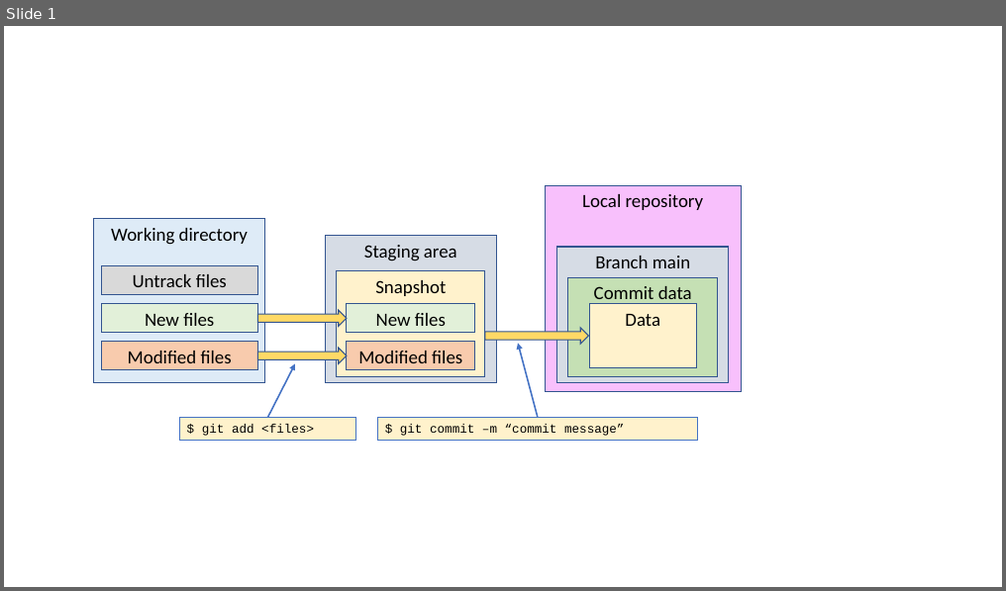
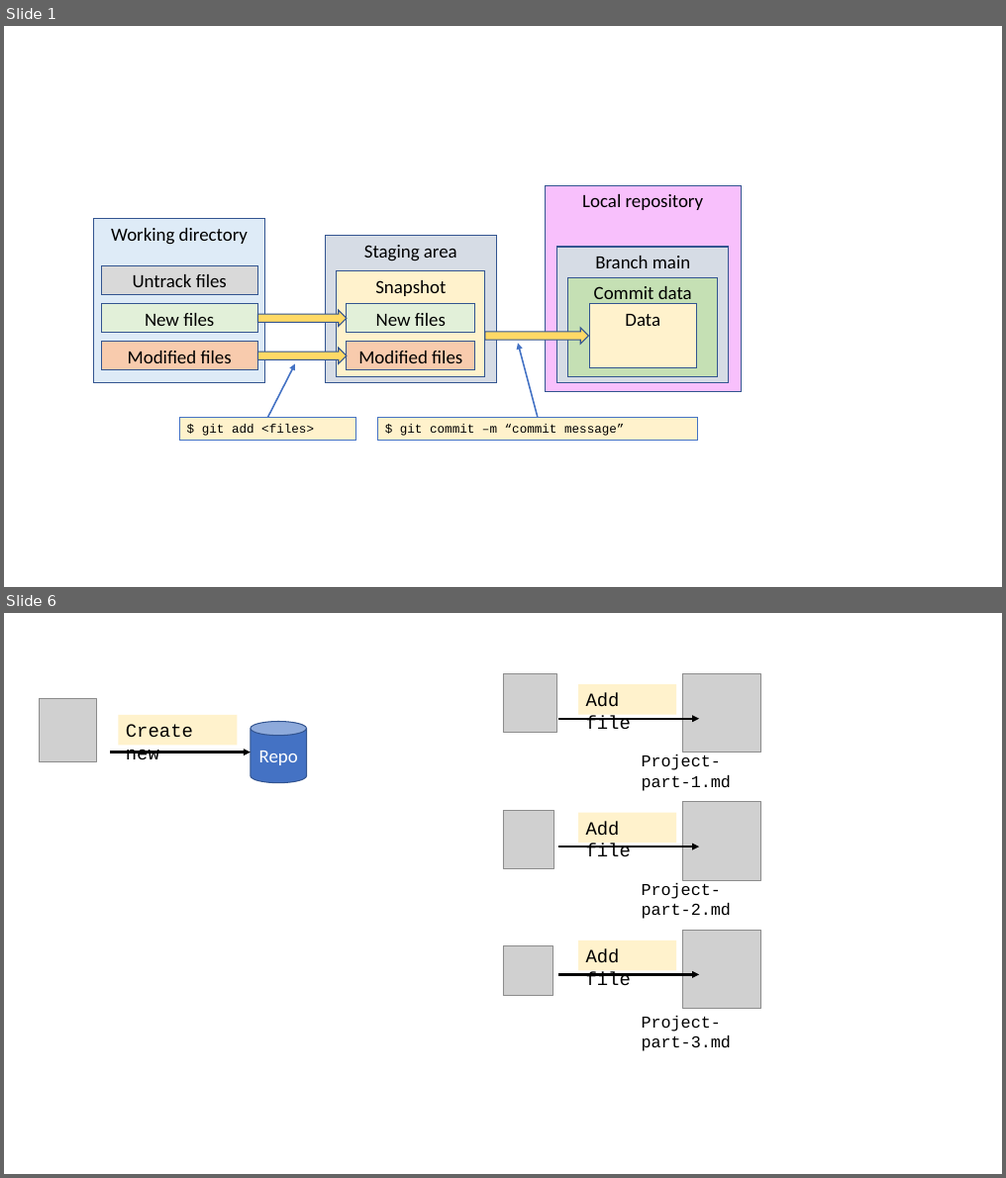
Before and after one commit to COM-LAB-I-2565/COM-LAB-I-LabSheet-2, a slide deck: Documents/Image & capture.pptx. Shown one above the other, each under a label of ours: slide 1 before the commit, slides 1 and 6 after it; the slides between them are not shown. The pictures are 1006x591 and 1006x1178 pixels, drawn with LibreOffice and Linux fonts; fonts in the diff are those of the drawing; grey boxes stand for pictures. Boxes give left, top, right and bottom in pixels: in the first picture for what was removed or moved away, otherwise in the second. Text is boxed around its words. In the diff, an @@ line names an element or a change of style, - is before the commit and + after.

```diff
--- a/Documents/Image & capture.pptx
+++ b/Documents/Image & capture.pptx
@@ slide 6 added at [4, 613, 1002, 1174], background #FFFFFF @@
@@ picture added at [39, 698, 96, 761] @@
@@ picture added at [503, 673, 557, 733] @@
@@ rectangle added at [578, 685, 676, 715], fill #FFF2CC, 18 pt, text #000000 @@
+Add file
@@ picture added at [682, 673, 761, 753] @@
@@ rectangle added at [119, 715, 238, 745], fill #FFF2CC, 18 pt, text #000000 @@
+Create new
@@ cylinder added at [251, 722, 307, 783], fill #4472C4, outline #325491 1 pt, 18 pt, text #FFFFFF @@
+Repo
@@ arrow added from (558, 719) to (699, 719), #000000 2.25 pt @@
@@ arrow added from (110, 753) to (251, 753), #000000 2.25 pt @@
@@ text added at [642, 755, 731, 791], 16 pt, text #000000 @@
+Project-part-1.md
@@ picture added at [503, 810, 554, 869] @@
@@ rectangle added at [578, 813, 676, 843], fill #FFF2CC, 18 pt, text #000000 @@
+Add file
@@ picture added at [682, 802, 761, 880] @@
@@ arrow added from (558, 847) to (699, 847), #000000 2.25 pt @@
@@ text added at [642, 883, 731, 919], 16 pt, text #000000 @@
+Project-part-2.md
@@ picture added at [682, 930, 761, 1008] @@
@@ picture added at [503, 947, 553, 996] @@
@@ rectangle added at [578, 941, 676, 970], fill #FFF2CC, 18 pt, text #000000 @@
+Add file
@@ arrow added from (558, 974) to (699, 974), #000000 2.25 pt @@
@@ text added at [642, 1016, 731, 1052], 16 pt, text #000000 @@
+Project-part-3.md
```
Also in this commit, not shown: 24 other slides added.
